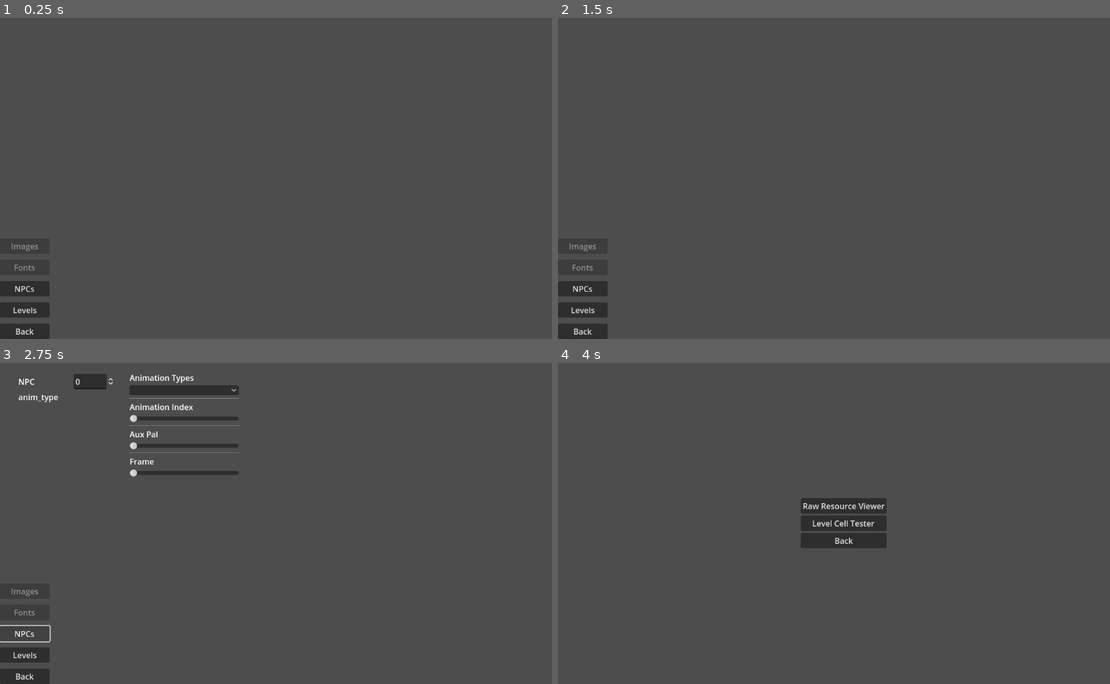
Above: before the commit, frames 1-4 (two rows, left to right).
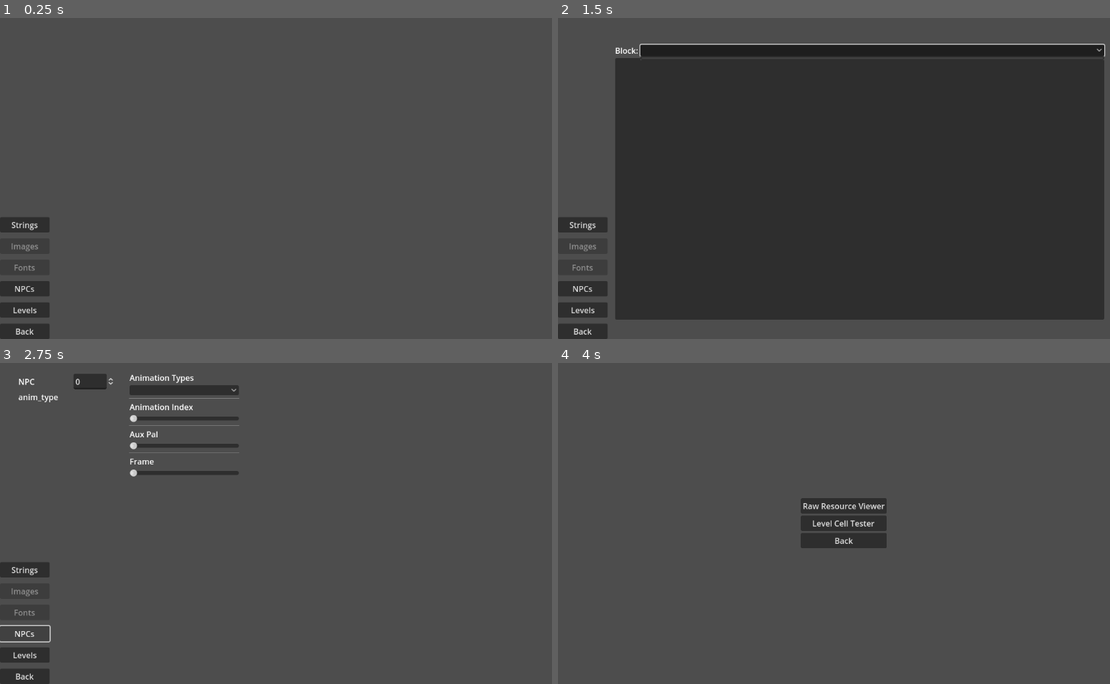
Above: after the commit, the same moments.

Repository: jastadj/uwgodot3
Game: Godot game, scene res://scenes/debug/raw_resource_viewer.tscn
Same seed, same stepped clock (60 frames per second), same inputs: the game is played once before the commit and once after it. This scene is started directly instead of the project's main scene.
Inputs (mouse positions are in pixels of both pictures, inside the frame that each line leads up to):
- Up to frame 1 (0.25 s): no input
- Up to frame 2 (1.5 s): click (580, 223) at 0.5 s, where only the run after the commit has a clickable "Strings"; click (872, 50) at 1.27 s
- Up to frame 3 (2.75 s): click "NPCs" at 2 s
- Up to frame 4 (4 s): click "Levels" at 2.75 s; click "Back" at 3.5 s

The runs differ from the first frame. In frame 1, 0.4% of the frame differs, in the area x 0-9%, y 62-67%; in frame 2, 76%, in the area x 0-100%, y 8-94%; in frame 3, 0.4%; in frame 4, nothing differs.
Error in both runs: Invalid access to property or key 'images' on a base object of type 'Dictionary'. (res://scenes/debug/raw_resource_viewers/components/images.gd:100)

Commit message:
load strings

Diff:
--- a/resource_loaders/strings.gd
+++ b/resource_loaders/strings.gd
@@ -1,9 +1,119 @@
 static func load_strings_file(filename:String):
 
 	var tfile = FileAccess.open(filename, FileAccess.READ)
+	var nodes = []
+	var root_node = null
 	var strings = []
+	var node_count:int = 0
+	var block_count:int = 0
+	var blocks = []
+	var decoded_blocks = {}
+	var total_string_count:int = 0
 
 	if(tfile == null):
 		print("Error opening strings file:" + filename)
 		return false
-	return strings
+
+	# get the node count
+	node_count = tfile.get_16()
+	#print("nodes count:", node_count)
+
+	# read each node (4 bytes each) and add to nodes list
+	# char, parent node, left node, right node
+	for i in range(0, node_count):
+		nodes.append({"c":char(tfile.get_8()), "p":tfile.get_8(), "l":tfile.get_8(), "r":tfile.get_8()})
+
+	# get the root node (last node in the list)
+	root_node = nodes.back()
+
+	# get the number of blocks
+	block_count = tfile.get_16()
+	#print("block count:", block_count)
+
+	# read block ids and offsets
+	for i in range(0, block_count):
+		# id, offset, string offsets
+		blocks.append({"i":tfile.get_16(), "o":tfile.get_32(), "so":[]})
+
+	# read block header info
+	for block in blocks:
+
+		# move to block offset
+		tfile.seek(block["o"])
+
+		# get the string count
+		var string_count:int = tfile.get_16()
+
+		# read the string offsets (relative offset from end of block header)
+		for i in range(0, string_count):
+			block["so"].append(tfile.get_16())
+
+		# get the offset of the end of the block
+		block["eo"] = tfile.get_position()
+
+	# for each block, decode strings using huffman encoding and add
+	# to block id string list
+	for block in blocks:
+
+		# create dictionary entry for block id to store array of strings
+		decoded_blocks[block["i"]] = []
+
+		# decode each string entry in the block
+		for string_offset in block["so"]:
+
+			# set the current node to the root
+			var current_node = root_node
+
+			# seek to string offset in file
+			tfile.seek(block["eo"] + string_offset)
+
+			# get initial byte
+			var byte = tfile.get_8()
+			# start with most significant bit of the byte
+			var bit = 7
+			# current string storage
+			var word:String = ""
+
+			# run the decoding loop until end of word is found ('|' character)
+			while true:
+
+				# if reached a terminated leaf
+				if current_node["l"] == 0xff and current_node["r"] == 0xff:
+
+					# if end of word found, break
+					if(current_node["c"] == "|"):
+						break
+
+					# add the character to the current string
+					if(current_node["c"] != "\r") and (current_node["c"] != "\n"):
+						word += current_node["c"]
+
+					# reset current node to root node
+					current_node = root_node
+
+				# if bit is high, take the right path
+				if byte & (0x1 << bit):
+					current_node = nodes[current_node["r"]]
+				# else, take the left path
+				else:
+					current_node = nodes[current_node["l"]]
+
+				# advance the bit
+				bit -= 1
+				#bit += 1
+
+				# if all bits read, reset the bit counter and get new byte
+				if bit < 0:
+				#if bit > 7:
+					bit = 7
+					#bit = 0
+					byte = tfile.get_8()
+
+			# add the word to the decoded block's string list
+			decoded_blocks[block["i"]].append(word)
+			total_string_count += 1
+
+	print(total_string_count, " strings loaded to ", decoded_blocks.keys().size(), " blocks.")
+
+	# return the dict of decoded blocks
+	return decoded_blocks
--- a/scenes/debug/raw_resource_viewer.gd
+++ b/scenes/debug/raw_resource_viewer.gd
@@ -6,6 +6,7 @@
 @onready var button_fonts = button_container.get_node("button_fonts")
 @onready var button_npcs = button_container.get_node("button_npcs")
 @onready var button_levels = button_container.get_node("button_levels")
+@onready var button_strings = button_container.get_node("button_strings")
 
 # viewers
 @onready var viewer_container = $CanvasLayer/ui/resource_viewers
@@ -13,6 +14,7 @@
 @onready var font_viewer = viewer_container.get_node("font_viewer")
 @onready var npc_viewer = viewer_container.get_node("npc_viewer")
 @onready var level_viewer = viewer_container.get_node("level_viewer")
+@onready var strings_viewer = viewer_container.get_node("strings_viewer")
 
 
 var current_viewer = null
@@ -22,6 +24,7 @@
 	button_fonts.connect("pressed", Callable(select_viewer).bind(font_viewer) )
 	button_npcs.connect("pressed", Callable(select_viewer).bind(npc_viewer))
 	button_levels.connect("pressed", Callable(select_viewer).bind(level_viewer))
+	button_strings.connect("pressed", Callable(select_viewer).bind(strings_viewer))
 
 	if(!System.cur_data["raws"].has("palettes")):
 		button_images.disabled = true
--- a/scenes/debug/raw_resource_viewer.tscn
+++ b/scenes/debug/raw_resource_viewer.tscn
@@ -1,10 +1,11 @@
-[gd_scene load_steps=6 format=3 uid="uid://dtaiknc82owfs"]
+[gd_scene load_steps=7 format=3 uid="uid://dtaiknc82owfs"]
 
 [ext_resource type="Script" path="res://scenes/debug/raw_resource_viewer.gd" id="1_mnwmh"]
 [ext_resource type="PackedScene" path="res://scenes/debug/raw_resource_viewers/font_viewer.tscn" id="3_8bhsx"]
-[ext_resource type="PackedScene" path="res://scenes/debug/raw_resource_viewers/image_viewer.tscn" id="3_qsha3"]
+[ext_resource type="PackedScene" uid="uid://hlp4kvdep5wg" path="res://scenes/debug/raw_resource_viewers/image_viewer.tscn" id="3_qsha3"]
 [ext_resource type="PackedScene" path="res://scenes/debug/raw_resource_viewers/npc_viewer.tscn" id="4_ap8he"]
 [ext_resource type="PackedScene" uid="uid://j4rfe4c53735" path="res://scenes/debug/raw_resource_viewers/level_viewer.tscn" id="5_n6f1n"]
+[ext_resource type="PackedScene" uid="uid://dguwqqykcrr1a" path="res://scenes/debug/raw_resource_viewers/strings_viewer.tscn" id="6_vcoj7"]
 
 [node name="resource_viewer" type="Node2D"]
 script = ExtResource("1_mnwmh")
@@ -31,6 +32,10 @@
 offset_right = 100.0
 grow_vertical = 0
 theme_override_constants/separation = 12
+
+[node name="button_strings" type="Button" parent="CanvasLayer/ui/button_container"]
+layout_mode = 2
+text = "Strings"
 
 [node name="button_images" type="Button" parent="CanvasLayer/ui/button_container"]
 layout_mode = 2
@@ -71,10 +76,14 @@
 layout_mode = 2
 
 [node name="npc_viewer" parent="CanvasLayer/ui/resource_viewers" instance=ExtResource("4_ap8he")]
+visible = false
 layout_mode = 2
 
 [node name="level_viewer" parent="CanvasLayer/ui/resource_viewers" instance=ExtResource("5_n6f1n")]
 visible = false
 layout_mode = 2
 
+[node name="strings_viewer" parent="CanvasLayer/ui/resource_viewers" instance=ExtResource("6_vcoj7")]
+layout_mode = 2
+
 [connection signal="pressed" from="CanvasLayer/ui/button_container/button_back" to="." method="_on_button_back_pressed"]
--- a/scenes/debug/raw_resource_viewers/image_viewer.tscn
+++ b/scenes/debug/raw_resource_viewers/image_viewer.tscn
@@ -1,4 +1,4 @@
-[gd_scene load_steps=5 format=3]
+[gd_scene load_steps=5 format=3 uid="uid://hlp4kvdep5wg"]
 
 [ext_resource type="Script" path="res://scenes/debug/raw_resource_viewers/image_viewer.gd" id="1_33yab"]
 [ext_resource type="PackedScene" path="res://scenes/debug/raw_resource_viewers/components/images.tscn" id="2_oopxp"]
@@ -20,10 +20,10 @@
 anchors_preset = 0
 anchor_right = 0.0
 anchor_bottom = 0.0
-offset_left = 88.0
-offset_top = 40.0
-offset_right = 88.0
-offset_bottom = 40.0
+offset_left = 173.0
+offset_top = 33.0
+offset_right = 173.0
+offset_bottom = 33.0
 grow_horizontal = 1
 grow_vertical = 1
 
@@ -32,10 +32,10 @@
 anchors_preset = 1
 anchor_left = 1.0
 anchor_bottom = 0.0
-offset_left = -353.0
-offset_top = 27.0
-offset_right = -353.0
-offset_bottom = 27.0
+offset_left = -268.0
+offset_top = 20.0
+offset_right = -268.0
+offset_bottom = 20.0
 grow_horizontal = 0
 grow_vertical = 1
 
@@ -44,9 +44,9 @@
 anchors_preset = 3
 anchor_left = 1.0
 anchor_top = 1.0
-offset_left = -351.0
-offset_top = -250.0
-offset_right = -351.0
-offset_bottom = -250.0
+offset_left = -266.0
+offset_top = -257.0
+offset_right = -266.0
+offset_bottom = -257.0
 grow_horizontal = 0
 grow_vertical = 0
--- a/scenes/debug/raw_resource_viewers/level_viewer.gd
+++ b/scenes/debug/raw_resource_viewers/level_viewer.gd
@@ -38,11 +38,15 @@
 
 	var tilescale = tiles.scale
 	var mouse_pos = (get_global_mouse_position() - tiles.position)
+
 	mouse_pos = Vector2( int((mouse_pos.x)/(tile_size.x*tilescale.x)), int(mouse_pos.y/(tile_size.y*tilescale.y)))
 	tile_cursor.position = (mouse_pos*tile_size*tilescale) + tiles.position
 	tile_cursor.scale = tiles.scale
 
 func _input(event):
+
+	if !visible:
+		return
 
 	if event is InputEventMouseButton:
 		if event.pressed:
--- /dev/null
+++ b/scenes/debug/raw_resource_viewers/strings_viewer.gd
@@ -0,0 +1,30 @@
+extends Control
+
+var blocks = null
+
+# Called when the node enters the scene tree for the first time.
+func _ready():
+
+	blocks = System.cur_data["raws"]["strings"]["english"]
+
+	for block in blocks.keys():
+		$VBoxContainer/HBoxContainer/Block.add_item(block)
+
+	_on_block_item_selected(0)
+
+
+# Called every frame. 'delta' is the elapsed time since the previous frame.
+func _process(delta):
+	pass
+
+
+func _on_block_item_selected(index):
+
+	var block_id:String = $VBoxContainer/HBoxContainer/Block.get_item_text(index)
+
+	# clear strings
+	$VBoxContainer/ItemList.clear()
+
+	for i in range(0, blocks[block_id].size()):
+		$VBoxContainer/ItemList.add_item(str(i))
+		$VBoxContainer/ItemList.add_item(blocks[block_id][i])
--- /dev/null
+++ b/scenes/debug/raw_resource_viewers/strings_viewer.tscn
@@ -0,0 +1,43 @@
+[gd_scene load_steps=2 format=3 uid="uid://dguwqqykcrr1a"]
+
+[ext_resource type="Script" path="res://scenes/debug/raw_resource_viewers/strings_viewer.gd" id="1_7bfng"]
+
+[node name="strings_viewer" type="Control"]
+layout_mode = 3
+anchors_preset = 15
+anchor_right = 1.0
+anchor_bottom = 1.0
+grow_horizontal = 2
+grow_vertical = 2
+mouse_filter = 2
+script = ExtResource("1_7bfng")
+
+[node name="VBoxContainer" type="VBoxContainer" parent="."]
+layout_mode = 1
+anchors_preset = 15
+anchor_right = 1.0
+anchor_bottom = 1.0
+offset_left = 115.0
+offset_top = 54.0
+offset_right = -52.0
+offset_bottom = -39.0
+grow_horizontal = 2
+grow_vertical = 2
+
+[node name="HBoxContainer" type="HBoxContainer" parent="VBoxContainer"]
+layout_mode = 2
+
+[node name="Label" type="Label" parent="VBoxContainer/HBoxContainer"]
+layout_mode = 2
+text = "Block:"
+
+[node name="Block" type="OptionButton" parent="VBoxContainer/HBoxContainer"]
+layout_mode = 2
+size_flags_horizontal = 3
+
+[node name="ItemList" type="ItemList" parent="VBoxContainer"]
+layout_mode = 2
+size_flags_vertical = 3
+max_columns = 2
+
+[connection signal="item_selected" from="VBoxContainer/HBoxContainer/Block" to="." method="_on_block_item_selected"]
--- a/system/manifests/uw1_manifest.csv
+++ b/system/manifests/uw1_manifest.csv
@@ -112,4 +112,4 @@
 CRIT,CR37PAGE.N00,npc_anim,npcs,,,31
 CRIT,CR37PAGE.N01,npc_anim,npcs,,,31
 DATA,LEV.ARK,levels,levels,,,
-DATA,STRINGS.PAK,strings,strings,,,
+DATA,STRINGS.PAK,strings,strings,english,,
--- a/system/system.gd
+++ b/system/system.gd
@@ -81,6 +81,9 @@
 			var pal = data["palettes"]["main"][entry["palette"]]
 			var auxpal = data["palettes"]["aux"][entry["aux_palette"]]
 			data["images"][imagekey].push_back(generate_image_from_image_entry(entry, pal, auxpal))
+
+	# generate strings (dictionary copy)
+	data["strings"] = data["raws"]["strings"]
 
 	# done
 	return true
@@ -107,6 +110,31 @@
 		for imageindex in range(0, data["images"][imagekey].size()):
 			var imagefilename = str(imagepath, "/",imageindex,".png")
 			data["images"][imagekey][imageindex].save_png(imagefilename)
+
+	# generate strings csv
+	var strings_file = FileAccess.open(str(targetpath,"/strings.csv"), FileAccess.WRITE)
+	var string_languages = data["strings"].keys()
+	var string_header = ["block"] + string_languages
+	strings_file.store_csv_line(string_header)
+
+	# build the csv lines for each string block
+	for block_id in data["strings"]["english"].keys():
+		# for each string in the block
+		for block_str in data["strings"]["english"][block_id]:
+
+			print(block_str)
+
+			# store csv line: "block, string (english), string ..."
+			var string_line = [str(block_id)]
+			# add to string line
+			string_line.append(block_str)
+
+			# to do - add support for other languages
+
+			# write csv line
+			strings_file.store_csv_line(string_line)
+
+	strings_file.close()
 
 	return true
 
Not shown, changed: system/manifests/uw1_manifest.csv.import
